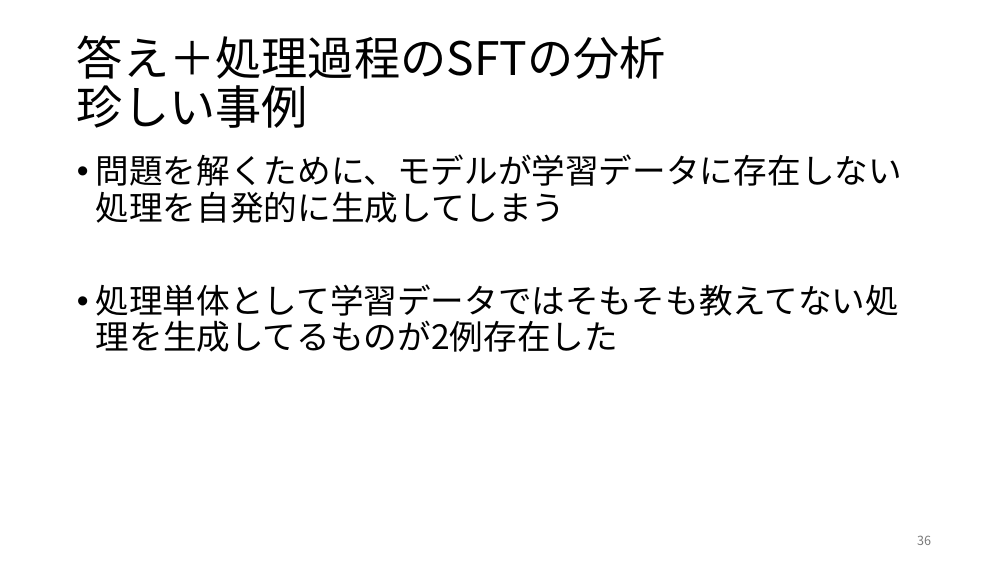
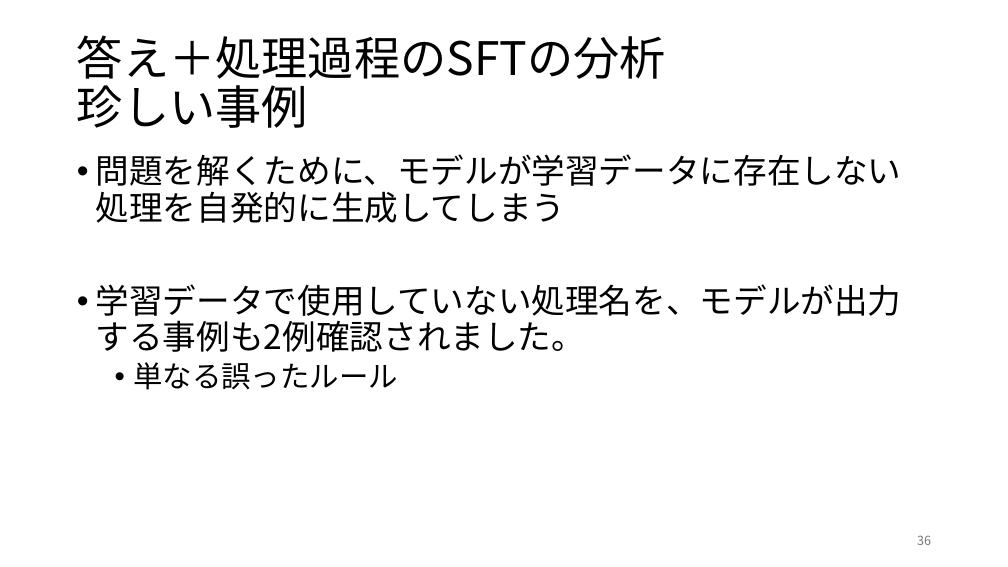
Before and after one commit to rollotea/array-task, a slide deck: slide 36 of 生成AIの追加学習による問題.pptx. Drawn at 1008x567 pixels with LibreOffice and Linux fonts; fonts in the diff are those of the drawing. Boxes give left, top, right and bottom in pixels: in the first picture for what was removed or moved away, otherwise in the second. Text is boxed around its words. In the diff, an @@ line names an element or a change of style, - is before the commit and + after.

```diff
--- a/生成AIの追加学習による問題.pptx
+++ b/生成AIの追加学習による問題.pptx
@@ text at (x1=96, y1=284, x2=902, y2=390): text changed @@
-• 処理単体として学習データではそもそも教えてない処理を生成してるものが2例存在した
+• 学習データで使用していない処理名を、モデルが出力する事例も2例確認されました。
+  • 単なる誤ったルール
```
Also in this commit, not shown: 8 other slides changed, 1 slide added, 2 other files.
